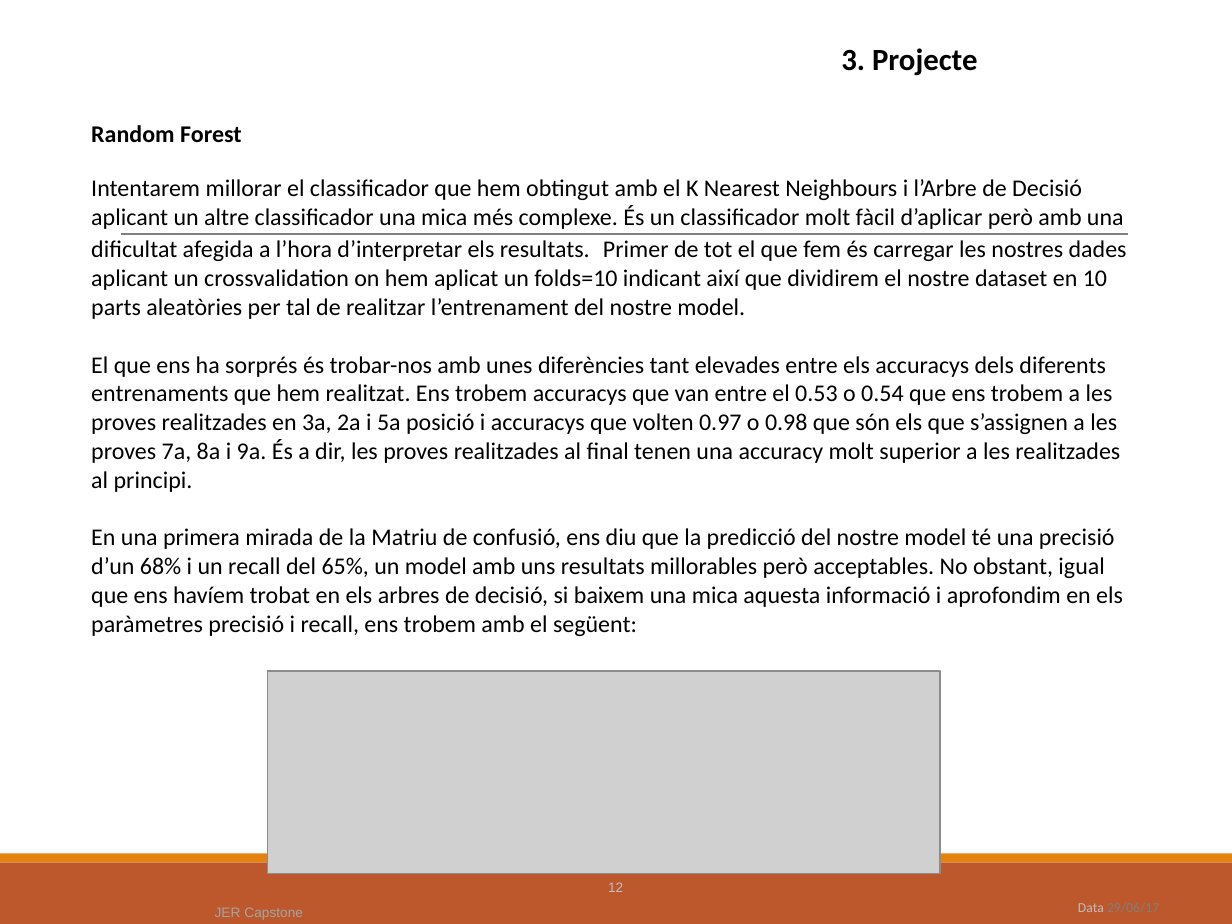
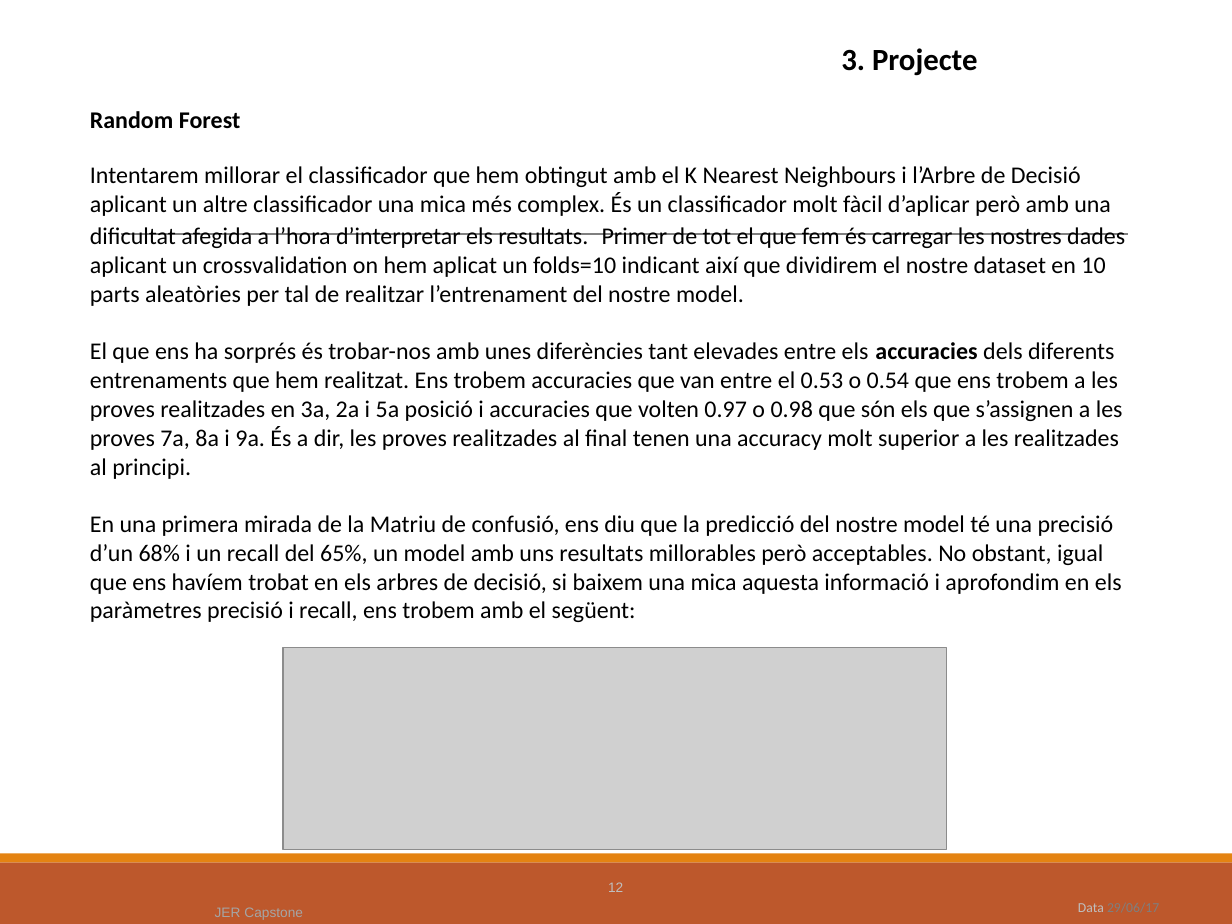
Before and after one commit to jercapstone/UBCapstonePG, a slide deck: slide 12 of JER_Capstone.pptx. Drawn at 1232x924 pixels with LibreOffice and Linux fonts; fonts in the diff are those of the drawing; grey boxes stand for pictures; background and template pictures are left out. Boxes give left, top, right and bottom in pixels: in the first picture for what was removed or moved away, otherwise in the second. Text is boxed around its words. In the diff, an @@ line names an element or a change of style, - is before the commit and + after.

```diff
--- a/JER_Capstone.pptx
+++ b/JER_Capstone.pptx
@@ text "Random Forest": place and size @@
-text "Random Forest" at box(91, 125, 1127, 636)
+text "Random Forest" at box(90, 111, 1125, 622)
@@ text at box(90, 166, 1125, 479): text changed @@
-Intentarem millorar el classificador que hem obtingut amb el K Nearest Neighbours i l’Arbre de Decisió aplicant un altre classificador una mica més complexe. És un classificador molt fàcil d’aplicar però amb una dificultat afegida a l’hora d’interpretar els resultats. Primer de tot el que fem és carregar les nostres dades aplicant un crossvalidation on hem aplicat un folds=10 indicant així que dividirem el nostre dataset en 10 parts aleatòries per tal de realitzar l’entrenament del nostre model.
-El que ens ha sorprés és trobar-nos amb unes diferències tant elevades entre els accuracys dels diferents entrenaments que hem realitzat. Ens trobem accuracys que van entre el 0.53 o 0.54 que ens trobem a les proves realitzades en 3a, 2a i 5a posició i accuracys que volten 0.97 o 0.98 que són els que s’assignen a les proves 7a, 8a i 9a. És a dir, les proves realitzades al final tenen una accuracy molt superior a les realitzades al principi.
+Intentarem millorar el classificador que hem obtingut amb el K Nearest Neighbours i l’Arbre de Decisió aplicant un altre classificador una mica més complex. És un classificador molt fàcil d’aplicar però amb una dificultat afegida a l’hora d’interpretar els resultats. Primer de tot el que fem és carregar les nostres dades aplicant un crossvalidation on hem aplicat un folds=10 indicant així que dividirem el nostre dataset en 10 parts aleatòries per tal de realitzar l’entrenament del nostre model.
+El que ens ha sorprés és trobar-nos amb unes diferències tant elevades entre els accuracies dels diferents entrenaments que hem realitzat. Ens trobem accuracies que van entre el 0.53 o 0.54 que ens trobem a les proves realitzades en 3a, 2a i 5a posició i accuracies que volten 0.97 o 0.98 que són els que s’assignen a les proves 7a, 8a i 9a. És a dir, les proves realitzades al final tenen una accuracy molt superior a les realitzades al principi.
@@ picture: place and size @@
-picture at box(267, 671, 940, 875)
+picture at box(283, 648, 947, 850)
```
Also in this commit, not shown: 3 other slides changed.
